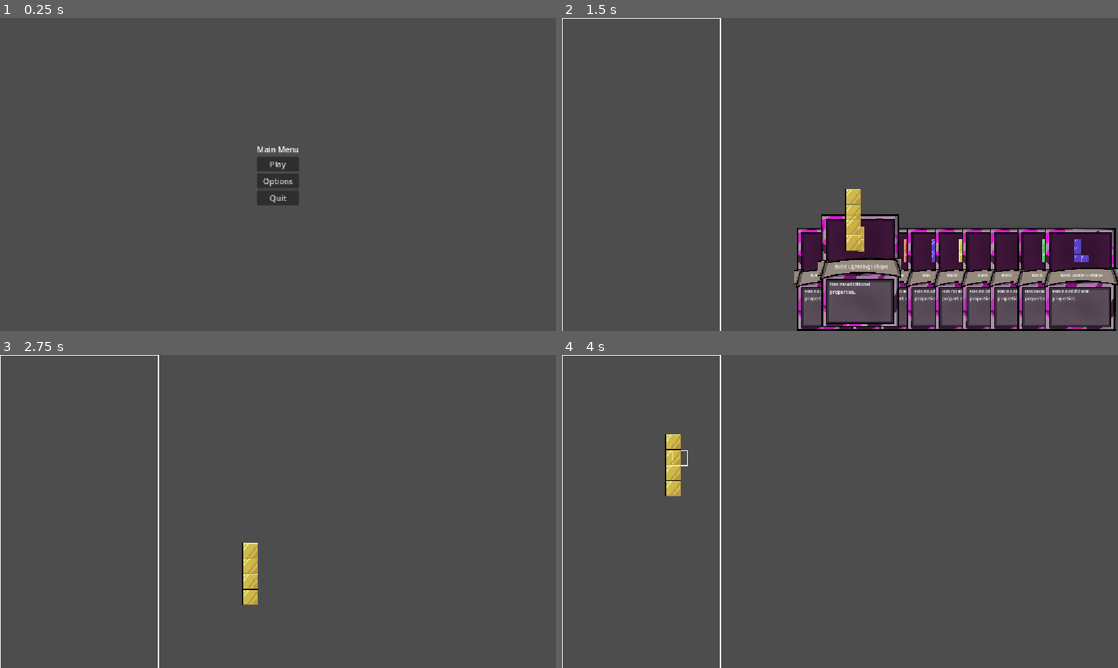
Above: before the commit, frames 1-4 (two rows, left to right).
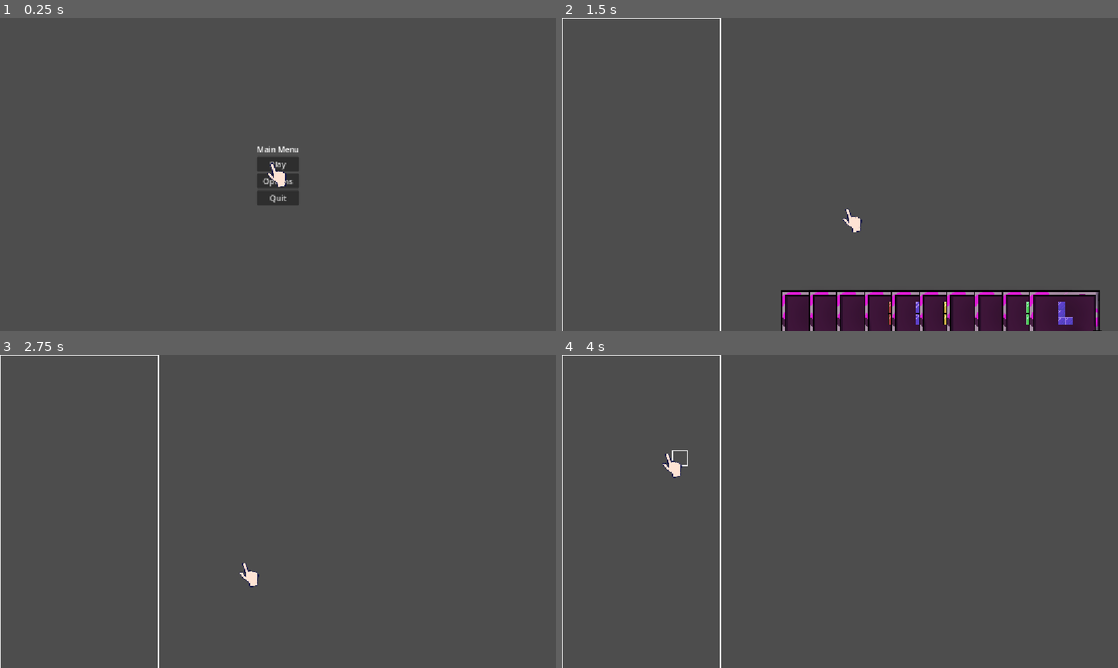
Above: after the commit, the same moments.

Repository: ttcs-games/godot-wild-jam-99
Game: Godot game, scene res://Main_menu.tscn
Same seed, same stepped clock (60 frames per second), same inputs: the game is played once before the commit and once after it.
Inputs (mouse positions are in pixels of both pictures, inside the frame that each line leads up to):
- Up to frame 1 (0.25 s): no input
- Up to frame 2 (1.5 s): click "Play" at 0.5 s; tap Enter at 1.25 s; drag from (834, 277) to (895, 105) at 1.27 s
- Up to frame 3 (2.75 s): tap Space at 2 s; drag from (294, 605) to (250, 574) at 2.02 s
- Up to frame 4 (4 s): tap Enter at 2.75 s; move the mouse to (895, 442) at 2.77 s; hold Right 2.78-3.5 s; tap P at 2.85 s; click (895, 442) at 2.92 s; tap Space at 3.5 s; drag from (812, 574) to (673, 464) at 3.52 s

The runs differ from the first frame. In frame 1, 0.1% of the frame differs, in the area x 48-52%, y 46-54%; in frame 2, 19%, in the area x 39-100%, y 54-100%; in frame 3, 0.6%; in frame 4, 0.6%.

Commit message:
Created cursor animation and changed cursor (#7)
* hand cursor

added cursor animations

* Update main_menu.gd

Diff:
--- a/Game_zone.tscn
+++ b/Game_zone.tscn
@@ -3,6 +3,7 @@
 [ext_resource type="PackedScene" uid="uid://bcvw2o3gjdmh7" path="res://tests/cursor_test.tscn" id="1_mhji2"]
 [ext_resource type="PackedScene" uid="uid://bcyiquvaivsql" path="res://ui/hand.tscn" id="2_ob6xn"]
 [ext_resource type="PackedScene" uid="uid://b3ori8l4rn1g4" path="res://grid.tscn" id="3_ob6xn"]
+[ext_resource type="PackedScene" uid="uid://w0up11rrrrqh" path="res://ui/cursorAnimation.tscn" id="4_rftav"]
 
 [node name="Node2D" type="Node2D" unique_id=943336645]
 
@@ -10,10 +11,10 @@
 anchors_preset = 0
 anchor_right = 0.0
 anchor_bottom = 0.0
-offset_left = 480.0
-offset_top = 424.0
-offset_right = 1374.6667
-offset_bottom = 722.6666
+offset_left = 447.0
+offset_top = 554.0
+offset_right = 1341.6667
+offset_bottom = 852.6666
 grow_horizontal = 1
 grow_vertical = 1
 scale = Vector2(0.75, 0.75)
@@ -23,6 +24,13 @@
 
 [node name="CursorLayer2" type="CanvasLayer" parent="Control" unique_id=2095042195]
 
+[node name="Cursor" parent="Control/CursorLayer2" unique_id=1383289649 instance=ExtResource("4_rftav")]
+unique_name_in_owner = true
+z_index = 1001
+z_as_relative = false
+position = Vector2(31, 23)
+scale = Vector2(0.41393447, 0.3506711)
+
 [node name="Grid" parent="." unique_id=37737656 instance=ExtResource("3_ob6xn")]
 position = Vector2(5, 5)
 
--- a/Main_menu.tscn
+++ b/Main_menu.tscn
@@ -1,6 +1,7 @@
 [gd_scene format=3 uid="uid://lwwwqq1ynapw"]
 
 [ext_resource type="Script" uid="uid://d1yb632y687dc" path="res://main_menu.gd" id="1_b07fi"]
+[ext_resource type="PackedScene" uid="uid://w0up11rrrrqh" path="res://ui/cursorAnimation.tscn" id="2_x6lt7"]
 
 [node name="Main_menu" type="Control" unique_id=1114249464]
 layout_mode = 3
@@ -110,6 +111,11 @@
 size_flags_vertical = 4
 text = "Back"
 
+[node name="CanvasLayer" type="CanvasLayer" parent="." unique_id=1092190396]
+
+[node name="Cursor" parent="CanvasLayer" unique_id=1383289649 instance=ExtResource("2_x6lt7")]
+position = Vector2(158.31297, 173.49744)
+
 [connection signal="pressed" from="CenterContainer/VBoxContainer/Play_button" to="." method="_on_play_button_pressed"]
 [connection signal="pressed" from="CenterContainer/VBoxContainer/Options_button" to="." method="_on_options_button_pressed"]
 [connection signal="pressed" from="CenterContainer/VBoxContainer/Quit_button" to="." method="_on_quit_button_pressed"]
--- a/autoload/game_manager.gd
+++ b/autoload/game_manager.gd
@@ -15,6 +15,7 @@
 
 const CURSOR := preload("res://ui/held_cursor.tscn")
 
+var cursorAnimation : AnimatedSprite2D
 var _active_card: Control = null
 var _active_card_index: int = 1000 #because the player will never have more than 10 cards
 var _active_cursor: Node2D = null
@@ -47,6 +48,9 @@
 
 # Needs to be called
 func select_card(card: Control, card_index: int) -> void:
+
+
+	cursorAnimation.play("grab")
 	# If you already have a selected card - cancel previous selection
 	if _active_card != null:
 		_active_card.unlock()
@@ -123,3 +127,10 @@
 		#sending the same card and index, but with a rotated shape
 		select_card(rotated_card, _active_card_index)
 		return
+func cursor_Hover() -> void:
+	if cursorAnimation.animation != "grab":
+		cursorAnimation.play("hover")
+
+func cursor_Hover_exit() -> void:
+	if cursorAnimation.animation != "grab":
+		cursorAnimation.play("hover_exit")
--- /dev/null
+++ b/cursor.gd
@@ -0,0 +1,18 @@
+extends AnimatedSprite2D
+
+
+# Called when the node enters the scene tree for the first time.
+func _ready():
+	Input.mouse_mode = Input.MOUSE_MODE_HIDDEN
+
+	play("idle")
+
+func _process(_delta):
+	position = get_viewport().get_mouse_position()
+
+
+
+
+func _on_animation_finished() -> void:
+	if animation == "hover_exit" || animation == "throw":
+		play("idle")
--- a/game_objects/card.gd
+++ b/game_objects/card.gd
@@ -114,12 +114,14 @@
 # Signal from mouse entering - make it hover
 func _on_mouse_entered() -> void:
 	_tween_to_hover(true)
+	GameManager.cursor_Hover()
 
 # Signal from mouse exiting - make it unhover if not selected
 func _on_mouse_exited() -> void:
 	if _locked:
 		return
 	_tween_to_hover(false)
+	GameManager.cursor_Hover_exit()
 
 # Input reading for when card is selected
 func _gui_input(event: InputEvent) -> void:
@@ -135,6 +137,7 @@
 func lock() -> void:
 	_locked = true
 	_tween_to_hover(true)
+
 
 # Unselect the card
 func unlock() -> void:
--- a/grid.gd
+++ b/grid.gd
@@ -11,7 +11,7 @@
 # CONSTANTS
 const BLOCK := preload("res://game_objects/block.tscn")
 @onready var block_root: Node2D = $BlockRoot # node where all the blocks will be stored
-
+@onready var cursor: AnimatedSprite2D = %Cursor #add cursor in the inspector
 # SIGNALS
 # todo: placement is yet to be processed
 # When a block is placed (L shape = 4 calls)
@@ -146,5 +146,12 @@
 	elif event is InputEventMouseButton and event.pressed and event.button_index == MOUSE_BUTTON_LEFT and GameManager._active_card != null:
 		var test_offsets: Array[Vector2i] = GameManager._active_card.card_data.shape.offsets
 		var ok := place(test_offsets, hovered_cell, GameManager._active_card.card_data.element)
+
 		if not ok:
 			placement_rejected.emit(test_offsets)
+		else:
+			cursor.play("throw")
+
+func _on_animation_finished():
+	if cursor.animation == "release":
+		cursor.sprite.play("idle")
--- a/main_menu.gd
+++ b/main_menu.gd
@@ -4,6 +4,7 @@
 @onready var MasterSlider = $OptionMenu/MarginContainer/VBoxContainer/GridContainer/MasterSlider
 @onready var MusicSlider = $OptionMenu/MarginContainer/VBoxContainer/GridContainer/MusicSlider
 @onready var SFXSlider = $OptionMenu/MarginContainer/VBoxContainer/GridContainer/SFXSlider
+
 
 func _on_play_button_pressed() -> void:
 	MusicManager.switch_track()
--- a/project.godot
+++ b/project.godot
@@ -23,6 +23,7 @@
 
 window/stretch/mode="canvas_items"
 window/stretch/aspect="expand"
+mouse_cursor/custom_image="uid://qiaitkxbv255"
 
 [physics]
 
--- a/tests/cursor_test.gd
+++ b/tests/cursor_test.gd
@@ -4,11 +4,13 @@
 
 @onready var hand: Control = $Hand2
 @onready var cursor_layer: CanvasLayer = $CursorLayer2
+@onready var cursor_animation: AnimatedSprite2D = %Cursor
 
 func _ready() -> void:
 	# Init GameManager with hand and cursor layer
 	GameManager.hand = hand
 	GameManager.cursor_layer = cursor_layer
+	GameManager.cursorAnimation = cursor_animation
 
 	# Wire hand's signal to be processed by GameManager
 	hand.card_selected.connect(GameManager.select_card)
--- /dev/null
+++ b/ui/cursorAnimation.tscn
@@ -0,0 +1,142 @@
+[gd_scene format=3 uid="uid://w0up11rrrrqh"]
+
+[ext_resource type="Texture2D" uid="uid://ce37i6u16p5fd" path="res://assets/sprites/Hand Asset.png" id="1_nlkc0"]
+[ext_resource type="Script" uid="uid://cmartf22gy06p" path="res://cursor.gd" id="2_fqu3v"]
+[ext_resource type="Texture2D" uid="uid://qiaitkxbv255" path="res://assets/sprites/Hand 5.png" id="2_q2ega"]
+
+[sub_resource type="AtlasTexture" id="AtlasTexture_6qcef"]
+atlas = ExtResource("1_nlkc0")
+region = Rect2(488, 0, 122, 149)
+
+[sub_resource type="AtlasTexture" id="AtlasTexture_2l2xc"]
+atlas = ExtResource("1_nlkc0")
+region = Rect2(366, 0, 122, 149)
+
+[sub_resource type="AtlasTexture" id="AtlasTexture_fxueq"]
+atlas = ExtResource("1_nlkc0")
+region = Rect2(244, 0, 122, 149)
+
+[sub_resource type="AtlasTexture" id="AtlasTexture_78ipi"]
+atlas = ExtResource("1_nlkc0")
+region = Rect2(122, 0, 122, 149)
+
+[sub_resource type="AtlasTexture" id="AtlasTexture_pgroy"]
+atlas = ExtResource("1_nlkc0")
+region = Rect2(0, 0, 122, 149)
+
+[sub_resource type="AtlasTexture" id="AtlasTexture_iykdy"]
+atlas = ExtResource("1_nlkc0")
+region = Rect2(366, 0, 122, 149)
+
+[sub_resource type="AtlasTexture" id="AtlasTexture_vf1j2"]
+atlas = ExtResource("1_nlkc0")
+region = Rect2(488, 0, 122, 149)
+
+[sub_resource type="AtlasTexture" id="AtlasTexture_cr1bx"]
+atlas = ExtResource("1_nlkc0")
+region = Rect2(488, 0, 122, 149)
+
+[sub_resource type="AtlasTexture" id="AtlasTexture_povab"]
+atlas = ExtResource("1_nlkc0")
+region = Rect2(366, 0, 122, 149)
+
+[sub_resource type="AtlasTexture" id="AtlasTexture_38uus"]
+atlas = ExtResource("1_nlkc0")
+region = Rect2(0, 0, 122, 149)
+
+[sub_resource type="AtlasTexture" id="AtlasTexture_s1m11"]
+atlas = ExtResource("1_nlkc0")
+region = Rect2(122, 0, 122, 149)
+
+[sub_resource type="AtlasTexture" id="AtlasTexture_rx2ux"]
+atlas = ExtResource("1_nlkc0")
+region = Rect2(244, 0, 122, 149)
+
+[sub_resource type="AtlasTexture" id="AtlasTexture_bw4xk"]
+atlas = ExtResource("1_nlkc0")
+region = Rect2(366, 0, 122, 149)
+
+[sub_resource type="AtlasTexture" id="AtlasTexture_71ldm"]
+atlas = ExtResource("1_nlkc0")
+region = Rect2(488, 0, 122, 149)
+
+[sub_resource type="SpriteFrames" id="SpriteFrames_34yac"]
+animations = [{
+"frames": [{
+"duration": 1.0,
+"texture": SubResource("AtlasTexture_6qcef")
+}, {
+"duration": 1.0,
+"texture": SubResource("AtlasTexture_2l2xc")
+}, {
+"duration": 1.0,
+"texture": SubResource("AtlasTexture_fxueq")
+}, {
+"duration": 1.0,
+"texture": SubResource("AtlasTexture_78ipi")
+}],
+"loop": 0,
+"name": &"grab",
+"speed": 60.0
+}, {
+"frames": [{
+"duration": 1.0,
+"texture": SubResource("AtlasTexture_pgroy")
+}, {
+"duration": 1.0,
+"texture": SubResource("AtlasTexture_iykdy")
+}, {
+"duration": 1.0,
+"texture": SubResource("AtlasTexture_vf1j2")
+}],
+"loop": 0,
+"name": &"hover",
+"speed": 60.0
+}, {
+"frames": [{
+"duration": 1.0,
+"texture": SubResource("AtlasTexture_cr1bx")
+}, {
+"duration": 1.0,
+"texture": SubResource("AtlasTexture_povab")
+}, {
+"duration": 1.0,
+"texture": SubResource("AtlasTexture_38uus")
+}],
+"loop": 0,
+"name": &"hover_exit",
+"speed": 60.0
+}, {
+"frames": [{
+"duration": 1.0,
+"texture": ExtResource("2_q2ega")
+}],
+"loop": 0,
+"name": &"idle",
+"speed": 5.0
+}, {
+"frames": [{
+"duration": 1.0,
+"texture": SubResource("AtlasTexture_s1m11")
+}, {
+"duration": 1.0,
+"texture": SubResource("AtlasTexture_rx2ux")
+}, {
+"duration": 1.0,
+"texture": SubResource("AtlasTexture_bw4xk")
+}, {
+"duration": 1.0,
+"texture": SubResource("AtlasTexture_71ldm")
+}],
+"loop": 0,
+"name": &"throw",
+"speed": 60.0
+}]
+
+[node name="Cursor" type="AnimatedSprite2D" unique_id=1383289649]
+scale = Vector2(0.41393444, 0.3506711)
+sprite_frames = SubResource("SpriteFrames_34yac")
+animation = &"hover_exit"
+script = ExtResource("2_fqu3v")
+
+[connection signal="animation_finished" from="." to="." method="_on_animation_finished"]
Binary file added: assets/sprites/Hand 1.png
Not shown, added: assets/sprites/Hand 1.png.import
Binary file added: assets/sprites/Hand 5.png
Not shown, added: assets/sprites/Hand 5.png.import
Binary file added: assets/sprites/Hand Asset.png
Not shown, added: assets/sprites/Hand Asset.png.import
Not shown, added: cursor.gd.uid
Not shown, added: Game_zone.tscn6951630743.tmp
